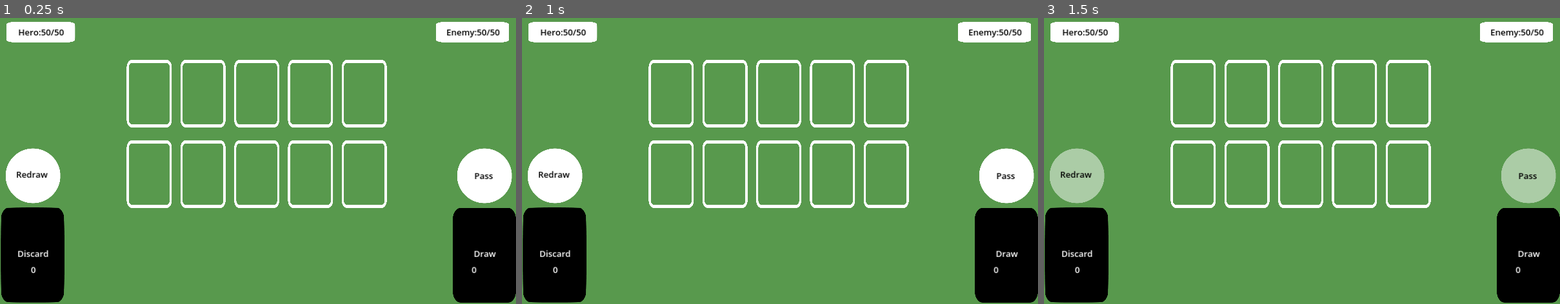
Above: before the commit, frames 1-3 (left to right).
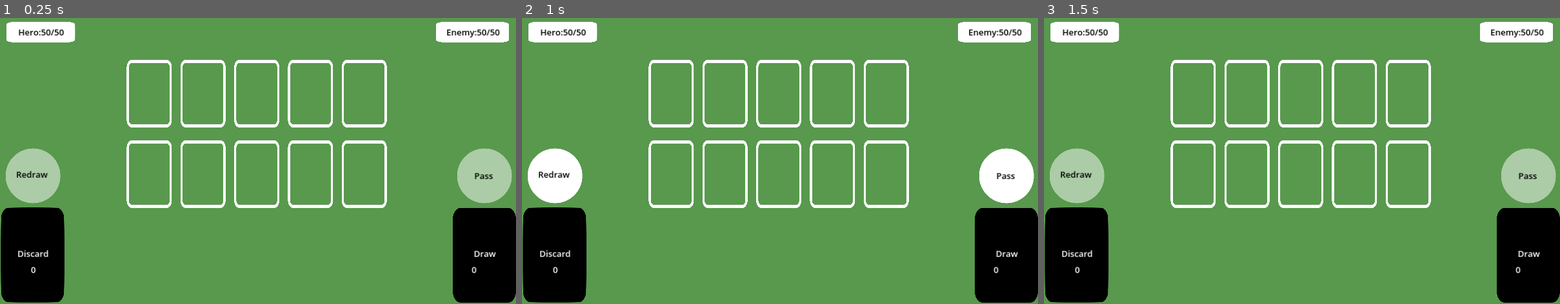
Above: after the commit, the same moments.

Repository: Chocominticecream/necromancy
Game: Godot game, scene res://scenes/levels/battleScene.tscn
Same seed, same stepped clock (60 frames per second), same inputs: the game is played once before the commit and once after it. The project has no main scene, so this scene is started directly.
Inputs (mouse positions are in pixels of both pictures, inside the frame that each line leads up to):
- Up to frame 1 (0.25 s): no input
- Up to frame 2 (1 s): click (1007, 175) at 0.52 s
- Up to frame 3 (1.5 s): click (1074, 175) at 1.25 s

The runs differ from the first frame. In frame 1, 3.2% of the frame differs, in the area x 1-100%, y 45-65%; in frame 2, nothing differs; in frame 3, nothing differs.
Error in both runs: Invalid access of index '0' on a base object of type: 'Array'. (res://scenes/levels/enemyField.gd:17)

Commit message:
implemented very barebones attacking logic
buttons are now fixed to deactivate whenever card counters are counting down or when drawing cards

basic attacking logic is also implemented, cards now take damage.

Diff:
--- a/HeroSlot.gd
+++ b/HeroSlot.gd
@@ -13,4 +13,6 @@
     return data is SummonCard and self.activeCard == null
 
 func slotted_logic():
+    self.activeCard.index = get_index()
+    EventsBus.emit_signal("countdown", self.activeCard.energy)
     EventsBus.emit_signal("resetCards")
--- a/assets/Singletons/data_manager.gd
+++ b/assets/Singletons/data_manager.gd
@@ -1,11 +1,15 @@
 extends Node
 
 enum{
-      playPhase,
-      countDownPhase
+      neutral, # not in a fight
+      playPhase, # in a fight and playing cards
+      countDownPhase, # in a fight but countdowns are happening
+      drawingPhase, # in a fight and cards are being drawn and shuffled
+      restPhase, #the phase after a play phase, to avoid continous calling of signals as it is needed for certain signals to work
     }
 
-var phase = countDownPhase
+var phase = neutral
+var firstTurn = true #checks if its the first turn, required for inital battle logic to activate
 
 #values for hero
 var maindeck = []
@@ -19,4 +23,20 @@
 
 # Called every frame. 'delta' is the elapsed time since the previous frame.
 func _process(delta):
-    pass
+  if firstTurn:
+    EventsBus.emit_signal("setAnimationstate", false)
+    EventsBus.emit_signal("buttonActivation", true)
+  else:
+    match phase:
+        playPhase:
+           EventsBus.emit_signal("setAnimationstate", true)
+           EventsBus.emit_signal("buttonActivation", false)
+           phase = restPhase
+        countDownPhase:
+           EventsBus.emit_signal("setAnimationstate", false)
+           EventsBus.emit_signal("buttonActivation", true)
+        drawingPhase:
+           EventsBus.emit_signal("setAnimationstate", false)
+           EventsBus.emit_signal("buttonActivation", true)
+        restPhase:
+           pass
--- a/assets/Singletons/eventsBus.gd
+++ b/assets/Singletons/eventsBus.gd
@@ -7,14 +7,15 @@
 
 #card logic signals
 signal redrawCards()
+signal summonWave()
 
 #basic card action signals
-signal takedamage()
+signal takeDamage(alliance, damage, attackingFoe)
 signal attack()
 signal countdown(val)
 
 #button signals
-signal buttonActivation()
+signal buttonActivation(val)
 
 # Called when the node enters the scene tree for the first time.
 func _ready():
--- a/scenes/levels/Fields.gd
+++ b/scenes/levels/Fields.gd
@@ -6,39 +6,56 @@
     EventsBus.connect("countdown", countdown)
 
 func countdown(val : int):
-  EventsBus.emit_signal("setAnimationstate", false)
+  DataManager.phase = DataManager.countDownPhase
   var cardTime = 0
   for i in range(val):
     #deplete count by 1 and assign the cardtime to delay the depletion of counter values
     for slot in $enemyField.get_children():
         if slot.activeCard != null:
-            var actingCard = slot.activeCard
-            actingCard.counter -= 1
-            cardTime = actingCard.DRAWTIME
+            if !slot.activeCard.sleep:
+              var actingCard = slot.activeCard
+              actingCard.counter -= 1
+              cardTime = actingCard.DRAWTIME
     for slot in $heroField.get_children():
         if slot.activeCard != null:
-            var actingCard = slot.activeCard
-            actingCard.counter -= 1
-            cardTime = actingCard.DRAWTIME
+            if !slot.activeCard.sleep:
+              var actingCard = slot.activeCard
+              actingCard.counter -= 1
+              cardTime = actingCard.DRAWTIME
 
     #checks for counter value and fights if counter is zero
     #input false if the card is on the enemy side and true if on hero side
     #and then execute the appropriate commands and delay by card time
     for slot in $enemyField.get_children():
         if slot.activeCard != null and slot.activeCard.counter <= 0:
-            var actingCard = slot.activeCard
-            actingCard.fight()
-            await get_tree().create_timer(actingCard.DRAWTIME).timeout;
+            for j in range(slot.activeCard.multihit):
+              var actingCard = slot.activeCard
+              actingCard.fight()
+              await get_tree().create_timer(actingCard.DRAWTIME*2).timeout;
 
     for slot in $heroField.get_children():
         if slot.activeCard != null and slot.activeCard.counter <= 0:
-            var actingCard = slot.activeCard
-            actingCard.fight()
-            await get_tree().create_timer(actingCard.DRAWTIME).timeout;
+            for j in range(slot.activeCard.multihit):
+              var actingCard = slot.activeCard
+              actingCard.fight()
+              await get_tree().create_timer(actingCard.DRAWTIME*2).timeout;
+    #some code to check for delaying takedamage effects and activate them here
+            #some on take damage effect? (reduce counter when hit, draw when hit)
+            #plan to implement, grab attackingfoe variable then iterate through opposing field
+            #check if variable is takedamage class object, if it is check for delay then add that here
 
     #this is to delay after every depletion of a count
     await get_tree().create_timer(cardTime).timeout;
 
+  #wake up all cards
+  for slot in $enemyField.get_children():
+     if slot.activeCard != null:
+        slot.activeCard.sleep = false
+  for slot in $heroField.get_children():
+     if slot.activeCard != null:
+        slot.activeCard.sleep = false
   #emit signals to reactivate cards and buttons
-  EventsBus.emit_signal("buttonActivation")
-  EventsBus.emit_signal("setAnimationstate", true)
+  DataManager.phase = DataManager.playPhase
+
+func takeDamage(alliance : bool, damage : int, index: int):
+    pass
--- a/scenes/levels/decks.gd
+++ b/scenes/levels/decks.gd
@@ -23,6 +23,7 @@
 
 # Called when the node enters the scene tree for the first time.
 func _ready():
+
     $draw.drawdeck = DataManager.maindeck.duplicate()
     $draw/drawValue.text = str(len(DataManager.maindeck))
     EventsBus.connect("resetCards", reorganiser)
@@ -30,7 +31,12 @@
     # for i in range(10):
        # var base = load("res://scenes/widgets/Summoncard.tscn").instantiate()
        # $draw.drawdeck.append(base)
+    DataManager.firstTurn = true
+    await get_tree().create_timer(0.1).timeout;
+    EventsBus.emit_signal("summonWave")
+    await get_tree().create_timer(0.5).timeout;
     carddrawer(5)
+    DataManager.firstTurn = false
 
 
 # Called every frame. 'delta' is the elapsed time since the previous frame.
@@ -39,6 +45,7 @@
 
 #DRAW LOGIC
 func carddrawer(drawno):
+     DataManager.phase = DataManager.drawingPhase
      var drawglobal = $draw
      var handglobal = $hand
      var drawvalue = drawno
@@ -70,7 +77,7 @@
          #   drawdeck[0].free()
      #reorganise the hand one last time
      reorganiser()
-     EventsBus.emit_signal("setAnimationstate", true)
+     DataManager.phase = DataManager.playPhase
 
 #END TURN LOGIC
 func cardRedrawer():
@@ -78,7 +85,7 @@
     var handGlobal = $hand
     var discardDeck = discardGlobal.discarddeck
     var awaitTime = 0
-    EventsBus.emit_signal("setAnimationstate", false)
+    DataManager.phase = DataManager.drawingPhase
     for card in handGlobal.get_children():
         card.target = discardGlobal.global_position
         card.targetrot = 0
@@ -174,9 +181,9 @@
     pass
 
 func _on_redraw_button_pressed():
-    EventsBus.emit_signal("buttonActivation")
+    DataManager.phase = DataManager.drawingPhase
     cardRedrawer()
 
 func _on_pass_button_pressed():
-    EventsBus.emit_signal("buttonActivation")
+    DataManager.phase = DataManager.countDownPhase
     EventsBus.emit_signal("countdown", 1)
--- a/scenes/levels/enemyField.gd
+++ b/scenes/levels/enemyField.gd
@@ -6,9 +6,9 @@
 
 # Called when the node enters the scene tree for the first time.
 func _ready():
+    EventsBus.connect("summonWave", summonWave)
     enemydeck = DataManager.enemydeck.duplicate()
     enemywaves = DataManager.enemywaves.duplicate()
-    summonWave()
 
 func takeDamage():
     pass
@@ -16,9 +16,11 @@
 func summonWave():
     currentwave = enemywaves[0]
     enemywaves.erase(enemywaves[0])
+    DataManager.phase = DataManager.drawingPhase
 
     #iterate through first wave pair value to summon that many cards
     for i in range(currentwave[0]):
+        EventsBus.emit_signal("setAnimationstate", false)
         var summonFlag = false
         while !summonFlag:
             #choose a random slot to summon the card in
@@ -26,6 +28,8 @@
             #if slot is empty, summon, else reset while loop
             if get_child(slot).activeCard == null:
                summonFlag = true
+               enemydeck[0].index = slot
                get_child(slot).summonEnemy(enemydeck[0])
                enemydeck.erase(enemydeck[0])
                await get_tree().create_timer(enemydeck[0].DRAWTIME).timeout;
+    DataManager.phase = DataManager.playPhase
--- a/scenes/levels/pass.gd
+++ b/scenes/levels/pass.gd
@@ -3,6 +3,7 @@
 # Called when the node enters the scene tree for the first time.
 func _ready():
     EventsBus.connect("buttonActivation", buttonActivation)
+
 
 
 # Called every frame. 'delta' is the elapsed time since the previous frame.
@@ -19,8 +20,8 @@
     if !$passButton.disabled:
       $passButton.self_modulate = Color(1,1,1,1)
 
-func buttonActivation():
-    $passButton.disabled = !$passButton.disabled
+func buttonActivation(val : bool = true):
+    $passButton.disabled = val
     if $passButton.disabled:
       $passButton.self_modulate = Color(1,1,1,0.5)
     else:
--- a/scenes/levels/redraw.gd
+++ b/scenes/levels/redraw.gd
@@ -18,8 +18,8 @@
     if !$redrawButton.disabled:
       $redrawButton.self_modulate = Color(1,1,1,1)
 
-func buttonActivation():
-    $redrawButton.disabled = !$redrawButton.disabled
+func buttonActivation(val : bool = true):
+    $redrawButton.disabled = val
     if $redrawButton.disabled:
       $redrawButton.self_modulate = Color(1,1,1,0.5)
     else:
--- a/scenes/widgets/BaseCard.gd
+++ b/scenes/widgets/BaseCard.gd
@@ -141,7 +141,6 @@
           TweenRotate.tween_property(self, "rotation_degrees", targetrot , DRAWTIME).set_ease(Tween.EASE_IN_OUT).set_trans(Tween.TRANS_LINEAR)
           state = inDiscard
        focusing:
-          print("focus")
           rotation_degrees = 0
           TweenNode = create_tween()
           var focuspt = target
--- a/scenes/widgets/SummonCard.gd
+++ b/scenes/widgets/SummonCard.gd
@@ -5,13 +5,20 @@
 var hp : int :get = hpget, set = hpset
 var attack : int : get = attget, set = attset
 var counter: int : get = counterget, set = counterset
+var multihit: int = 1 #multi hit variable to determine how many tiems the card hits
+var index: int #returns value of card's cardslot index
 
 var maxcounter : int
 #true = hero side false = enemy side
 var alliance : bool
+#called when first played, sleeping cards dont deplete their counter
+var sleep : bool = true
+#grab the targetting foe, by default it is the opposing card
+var attackingFoe : Array
 
 func _ready():
     super._ready()
+    EventsBus.connect("takeDamage", takeDamage)
     maxcounter = counter
     #battle logic signals
 
@@ -55,8 +62,11 @@
 
 #-------- END OF SETTER AND GETTERS---------------
 
-#fight function if card is on the hero side
+#fight function, activate attack
 func fight():
+    #fight factor controls the tweening of rhe card when the fight function is called
+    # it also sets the targets to attack for based on the card's ability
+    attackingFoe = [index]
     TweenNode = create_tween()
     var fightfactor = 1
     if alliance:
@@ -66,8 +76,17 @@
     TweenNode.tween_property(self, "global_position", global_position + Vector2(0,50*fightfactor) , DRAWTIME/2).set_ease(Tween.EASE_IN_OUT).set_trans(Tween.TRANS_LINEAR)
     TweenNode.tween_property(self, "global_position", global_position + Vector2(0,-100*fightfactor) , DRAWTIME/2).set_ease(Tween.EASE_IN_OUT).set_trans(Tween.TRANS_LINEAR)
     TweenNode.tween_property(self, "global_position", global_position , DRAWTIME/2).set_ease(Tween.EASE_IN_OUT).set_trans(Tween.TRANS_LINEAR)
-    await get_tree().create_timer(DRAWTIME*2).timeout;
+    await get_tree().create_timer(DRAWTIME).timeout;
+    EventsBus.emit_signal("takeDamage", alliance, attack, attackingFoe)
+    await get_tree().create_timer(DRAWTIME).timeout;
     counterset(maxcounter)
 
-func takeDamage(target: Array):
-    pass
+func takeDamage(ally : bool , damage : int, targetingFoe: Array):
+     if !ally == alliance:
+        for idx in targetingFoe:
+            if index == idx:
+               if ally:
+                 print("enemy card in slot " + str(index) + "has taken " + str(damage) + " from hero")
+               else:
+                 print("hero card in slot " + str(index) + "has taken " + str(damage) + " from enemy")
+               hpset(hp-damage)
Not shown, added: some plans for the code structure.txt
